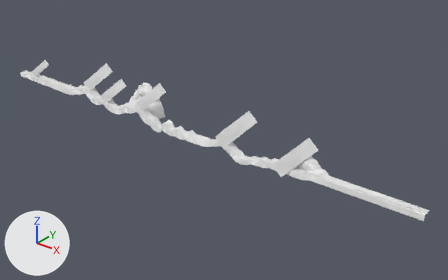
The FBX model Assets/Arts/Map/Models/Theme_02/Desert_12.fbx: old version first, new version second.
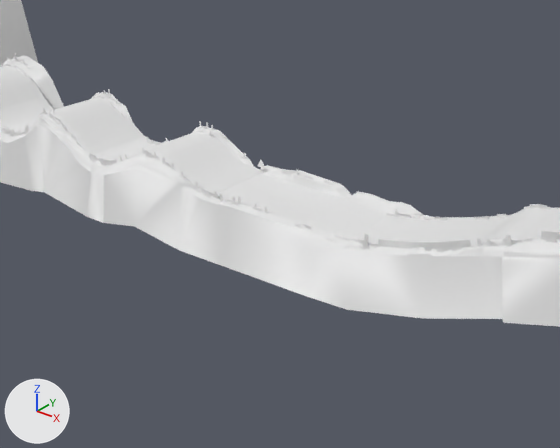
There are two pictures of each version: one whole from a camera (50 mm lens) standing at (1557.9, -990.0, 621.2) and looking at (715.0, 63.6, -32.1), one close up from a camera (50 mm lens) standing at (777.1, -109.9, 52.9) and looking at (685.5, 4.5, -18.0). Lighting does not change. The marker at lower left points along +X, +Y and +Z. Where no turn or scale is listed for an object, it has been applied to the vertices. Vertices at the same position are counted once.

The first close-up shows 'Ground_01', 'Ground_03', 'Leak_01', 'Leak_02', 'Mountain_01', 'Road_01', 'Tree_01'.
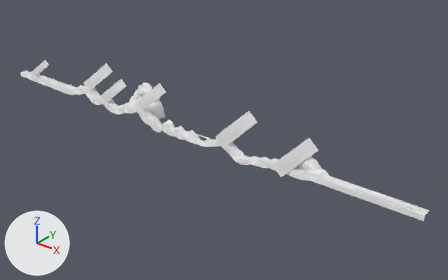
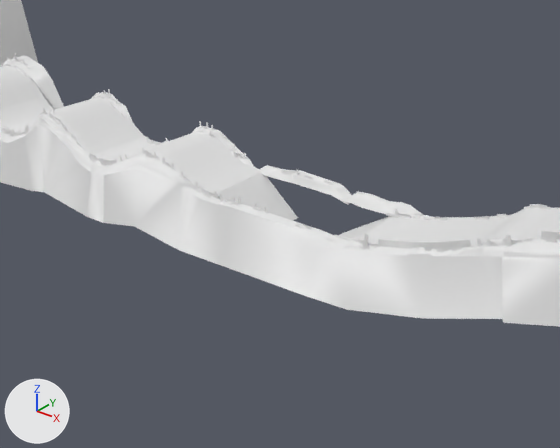
Where the change shows, as pixel boxes (x1, y1, x2, y2) in the close-ups (560 x 448 px; the box of a moved part takes in the faces that stretch with it):
'Ground_03', deleted: before (217, 174, 388, 239)
'Leak_02', moved: before (257, 160, 265, 174); after (231, 144, 238, 157)
part 1 of me_mesh, moved or reshaped: before (368, 215, 415, 245); after (339, 215, 415, 245)

The change, as a list of edits to the scene's bpy script:
```text
Change me_mesh_011:
    where me_mesh_011.from_pydata(...)  # 14 vertices, 7 faces; spans x 671.46..673.68, y 13.98..14.07, z -13.0..-9.49
    used by ob_leak_02; location = (0.0, 0.0, 0.0)
    me_mesh_011 part 2: the whole mesh is moved by (-672.57, -14.03, 11.24)
Change me_mesh:
    where me_mesh.from_pydata(...)  # 1902 vertices, 1637 faces; spans x 0.0..1242.0, y -3.0..17.0, z -23.0..23.0
    used by ob_road_01; location = (0.0, 0.0, 0.0)
    me_mesh part 1: all 15 vertices in x 694.0..707.0, y -3.0..15.0, z -22.0..-13.0 are moved by (1.0, 0.0, 0.0)
Change ob_leak_02:
    ob_leak_02.location: (0.0, 0.0, 0.0) -> (664.6, 14.0, -9.4)
Remove ob_ground_03:
    ob_ground_03 = bpy.data.objects.new('Ground_03', me_mesh_002)
    ob_ground_03.location = (0.0, 0.0, 0.0)
```
